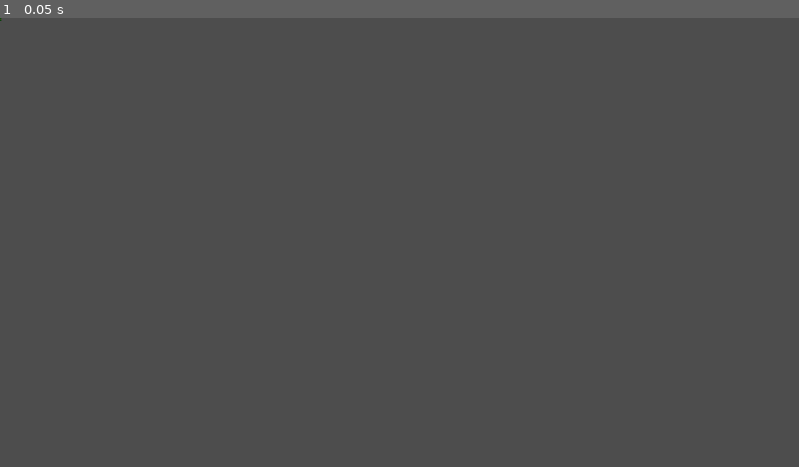
Above: before the commit, frame 1.
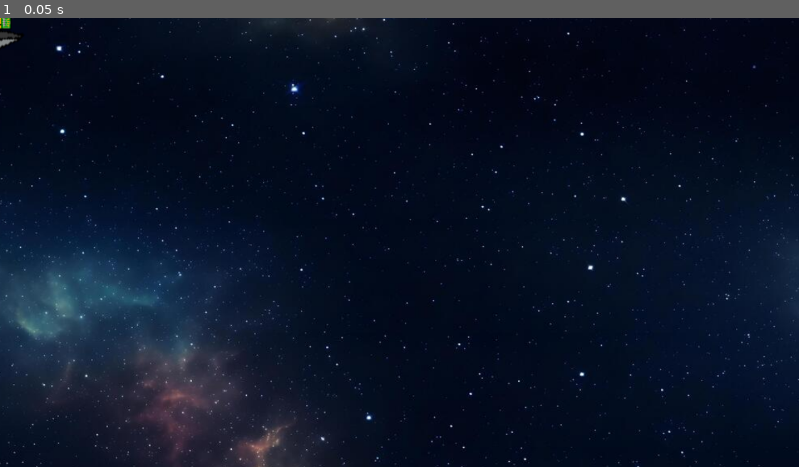
Above: after the commit, the same moment.

Repository: lavoiceC/Game-Design-Project
Game: Godot game, scene res://game.tscn
Same seed, same stepped clock (60 frames per second), same inputs: the game is played once before the commit and once after it.
Inputs:
- Up to frame 1 (0.05 s): no input

The runs differ from the first frame. In frame 1, 99% of the frame differs, in the area x 0-100%, y 0-100%.
Error after the commit: Parse Error: Expected end of statement after variable declaration, found "{" instead. (res://chip.gd:6)

Commit message:
Reorganization

Diff:
--- a/chip.gd
+++ b/chip.gd
@@ -3,6 +3,7 @@
 signal dealt_dmg
 signal breakup(size, extents, pos, vel, hit_vel, color_name)
 var skin_frame:int = 0
+var textures : {}
 var chip_size = {'Lg': 75, 'Med': 50,"Sm": 25}
 var chip_speed = 50
 var chip_bp = {'Lg': 'Med', 'Med': "Sm", "Sm": null} # break up pattern
--- a/game.tscn
+++ b/game.tscn
@@ -2,13 +2,21 @@
 
 [ext_resource type="PackedScene" uid="uid://ckudr8chj1kgo" path="res://player.tscn" id="1_80nbo"]
 [ext_resource type="Script" uid="uid://dceffjs8rpmpn" path="res://game.gd" id="1_e2o6t"]
+[ext_resource type="Texture2D" uid="uid://biw6f41beuhjv" path="res://Assets/background.jpg" id="2_fc0e3"]
 [ext_resource type="PackedScene" uid="uid://bjf5naar08evt" path="res://chip.tscn" id="3_feb5d"]
 
 [node name="Game" type="Node2D" unique_id=340248100]
 script = ExtResource("1_e2o6t")
 
+[node name="background" type="Sprite2D" parent="." unique_id=336237198]
+position = Vector2(576, 330)
+scale = Vector2(1.1638097, 1.0542858)
+texture = ExtResource("2_fc0e3")
+metadata/_edit_lock_ = true
+
 [node name="Player" parent="." unique_id=368318907 instance=ExtResource("1_80nbo")]
-script = null
+scale = Vector2(5, 5)
 
 [node name="Chip" parent="." unique_id=90414676 instance=ExtResource("3_feb5d")]
-position = Vector2(0, 2)
+position = Vector2(0, 1.1920929e-07)
+scale = Vector2(10, 10)
--- a/player.tscn
+++ b/player.tscn
@@ -16,5 +16,5 @@
 shape = SubResource("CircleShape2D_hqtel")
 
 [node name="Sprite2D" type="Sprite2D" parent="." unique_id=950772293]
-scale = Vector2(0.1, 0.1)
+scale = Vector2(0.5, 0.5)
 texture = ExtResource("2_i3pqv")
Renamed: circuit-breaker/separated_sprites/LgBlack.png -> Assets/separated_sprites/LgBlack.png
Renamed: circuit-breaker/separated_sprites/LgBlue.png -> Assets/separated_sprites/LgBlue.png
Renamed: circuit-breaker/separated_sprites/LgGreen.png -> Assets/separated_sprites/LgGreen.png
Renamed: circuit-breaker/separated_sprites/LgRed.png -> Assets/separated_sprites/LgRed.png
Renamed: circuit-breaker/separated_sprites/MedBlack.png -> Assets/separated_sprites/MedBlack.png
Renamed: circuit-breaker/separated_sprites/MedBlue.png -> Assets/separated_sprites/MedBlue.png
Renamed: circuit-breaker/separated_sprites/MedGreen.png -> Assets/separated_sprites/MedGreen.png
Renamed: circuit-breaker/separated_sprites/MedRed.png -> Assets/separated_sprites/MedRed.png
Renamed: circuit-breaker/separated_sprites/SmBlack.png -> Assets/separated_sprites/SmBlack.png
Renamed: circuit-breaker/separated_sprites/SmBlue.png -> Assets/separated_sprites/SmBlue.png
Renamed: circuit-breaker/separated_sprites/SmGreen.png -> Assets/separated_sprites/SmGreen.png
Renamed: circuit-breaker/separated_sprites/SmRed.png -> Assets/separated_sprites/SmRed.png
(and 36 more such lines)
